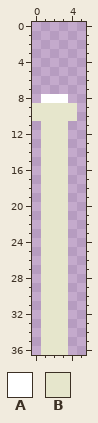
A pixel-art file gets an edit: public/assets/textures/candle.aseprite. The picture above was drawn from the file before the commit.
6x37 pixels, 1 frame.
Palette (. is transparent): A #ffffff  B #e6e6cc
And afterwards:
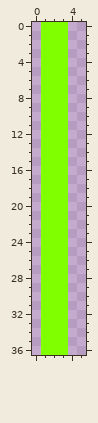
Change:
layer "albedo" now hidden
layer "hydraulics" now shown
colour B: #e6e6cc -> #80ff00
y 0..7: x 1..3 ... -> BBB
y 8: x 1..3 AAA -> BBB
y 9..10: x 0 B -> .; x 4 B -> .
Where, in picture pixels (left, top, right, bottom), the same in both pictures:
changed: (32, 22, 77, 355)
